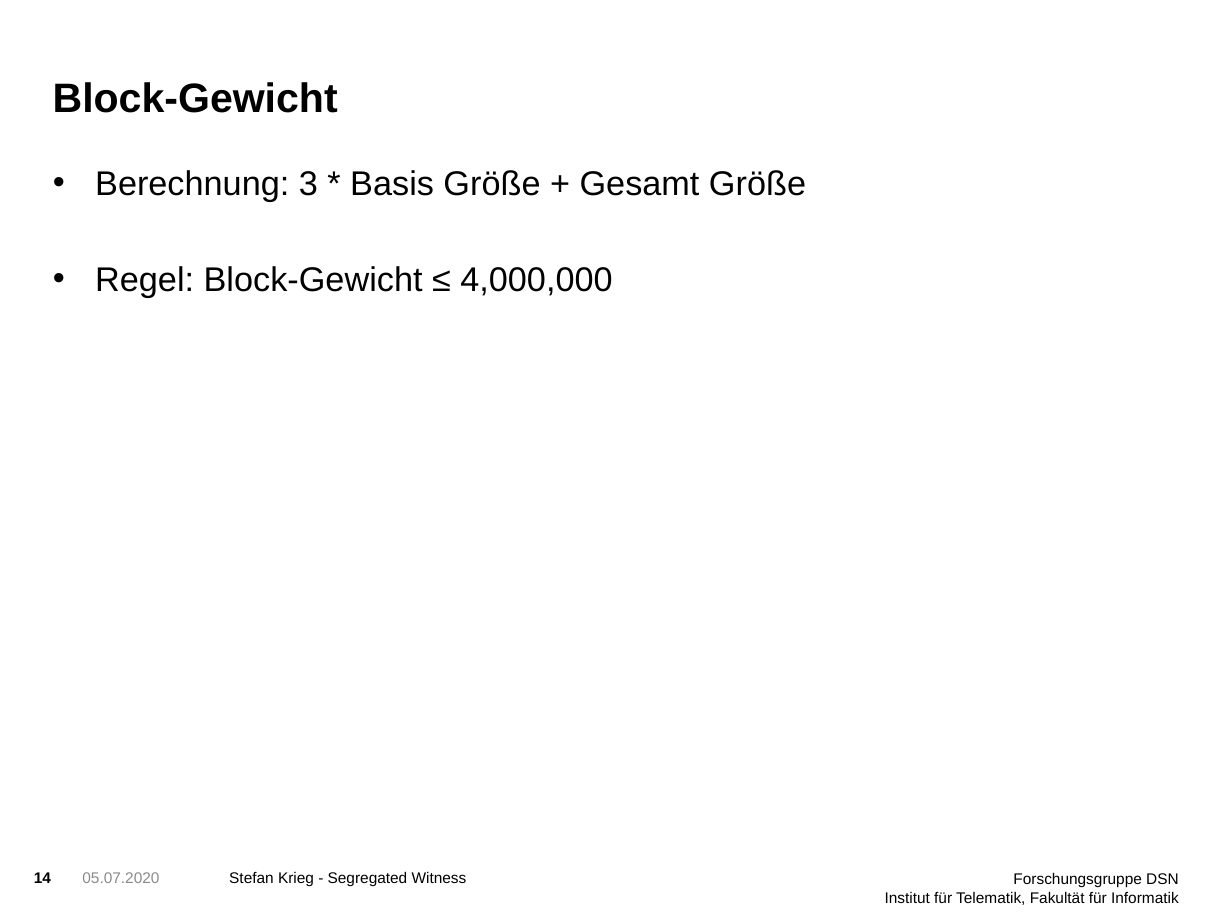
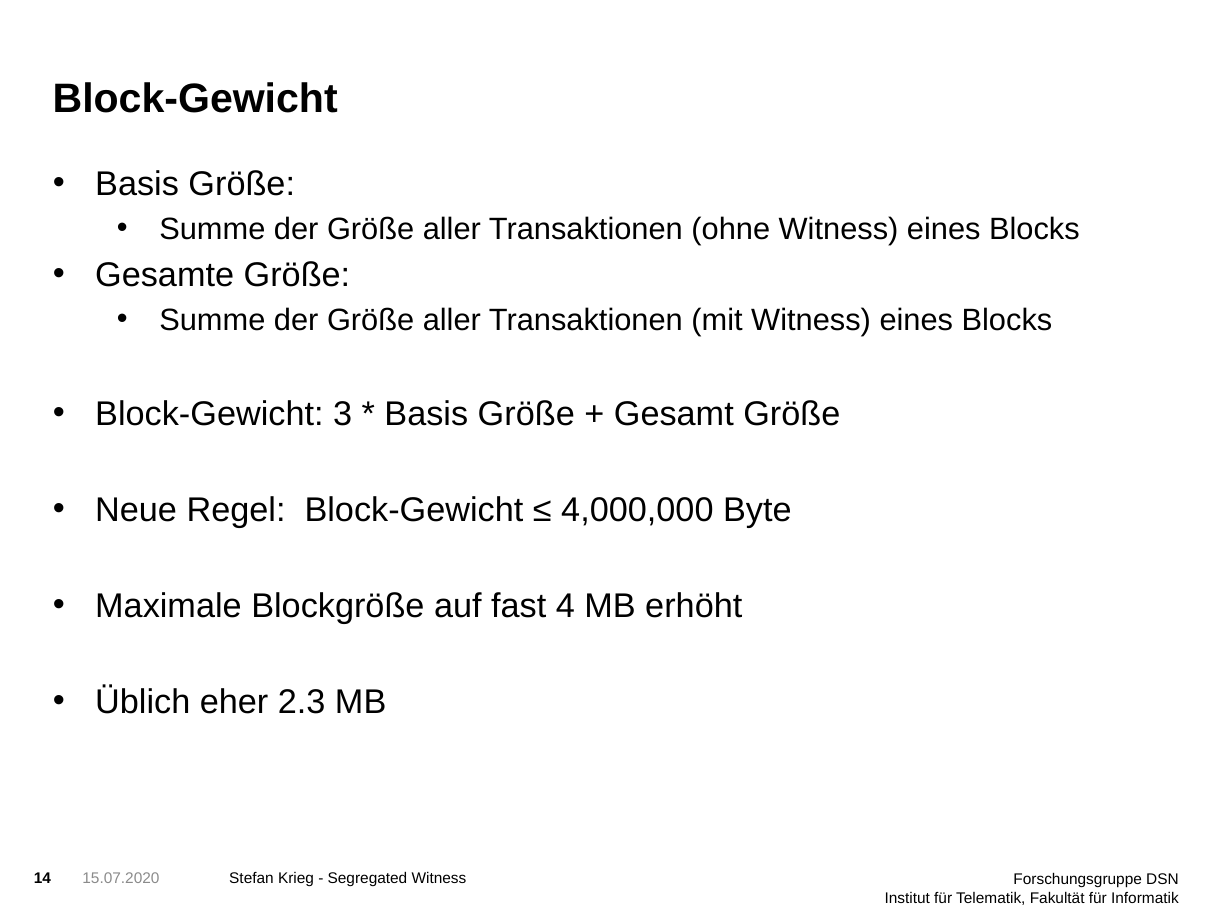
Before and after one commit to StefanDerEchte/SegWit-Proseminar, a slide deck: slide 14 of SegWit Präsentation.pptx. Drawn at 1232x924 pixels with LibreOffice and Linux fonts; fonts in the diff are those of the drawing; background and template pictures are left out. Boxes give left, top, right and bottom in pixels: in the first picture for what was removed or moved away, otherwise in the second. Text is boxed around its words. In the diff, an @@ line names an element or a change of style, - is before the commit and + after.

Commit message:
finished presentation

```diff
--- a/SegWit Präsentation.pptx
+++ b/SegWit Präsentation.pptx
@@ text at (x1=95, y1=170, x2=1080, y2=714): text changed @@
-• Berechnung: 3 * Basis Größe + Gesamt Größe
-• Regel: Block-Gewicht ≤ 4,000,000
+• Basis Größe:
+  • Summe der Größe aller Transaktionen (ohne Witness) eines Blocks
+• Gesamte Größe:
+  • Summe der Größe aller Transaktionen (mit Witness) eines Blocks
+• Block-Gewicht: 3 * Basis Größe + Gesamt Größe
+• Neue Regel: Block-Gewicht ≤ 4,000,000 Byte
+• Maximale Blockgröße auf fast 4 MB erhöht
+• Üblich eher 2.3 MB
@@ text at (x1=82, y1=872, x2=159, y2=883): text changed @@
-05.07.2020
+15.07.2020
```
Also in this commit, not shown: 16 other slides changed, 1 slide added, 4 other files.
